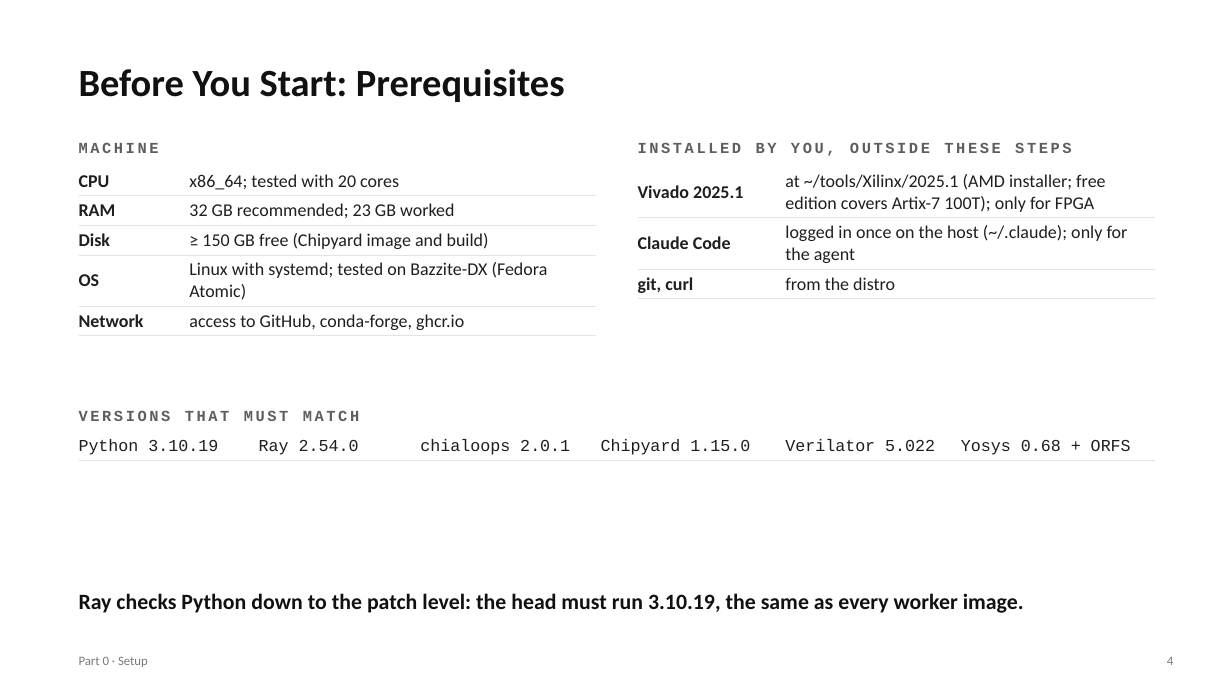
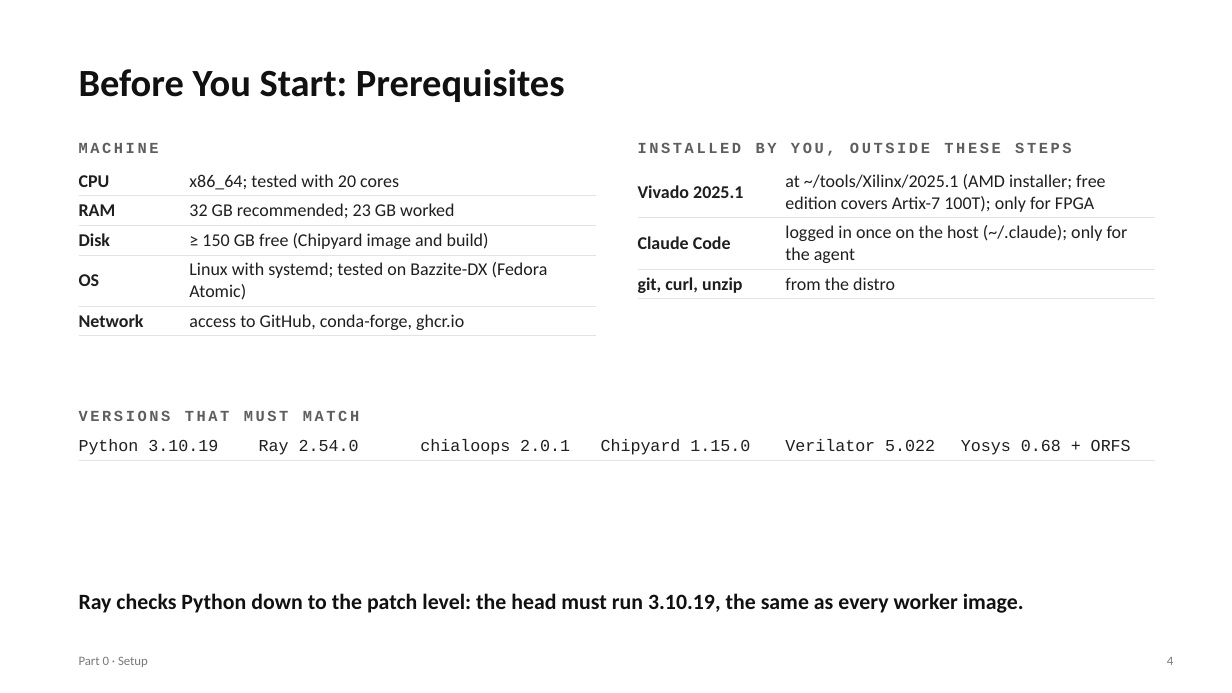
Before and after one commit to chipchip-tech/CHIA-workflow, a slide deck: slide 4 of projects/demo-alu/report/guides/0_Setup.pptx. Drawn at 1232x693 pixels with LibreOffice and Linux fonts; fonts in the diff are those of the drawing. Boxes give left, top, right and bottom in pixels: in the first picture for what was removed or moved away, otherwise in the second. Text is boxed around its words. In the diff, an @@ line names an element or a change of style, - is before the commit and + after.

```diff
--- a/projects/demo-alu/report/guides/0_Setup.pptx
+++ b/projects/demo-alu/report/guides/0_Setup.pptx
@@ table at bbox=[638, 166, 1155, 297] @@
-row 3, column 1: git, curl
+row 3, column 1: git, curl, unzip
```
Also in this commit, not shown: 2 other slides changed, 1 other file.
